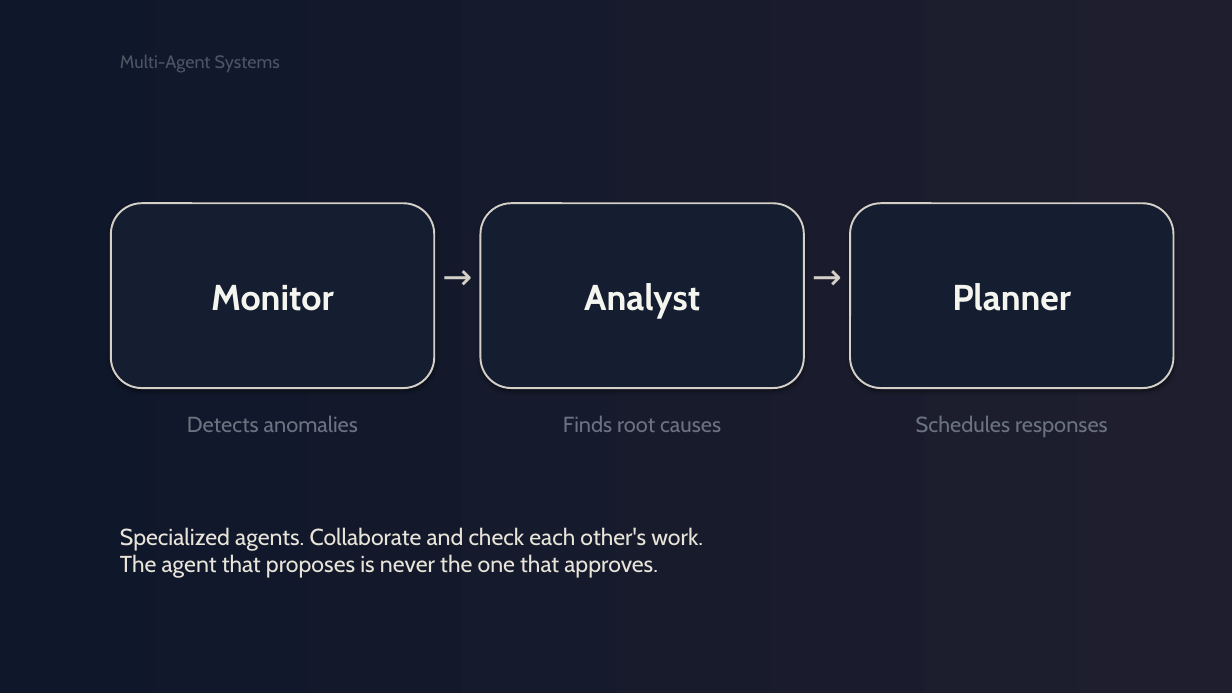
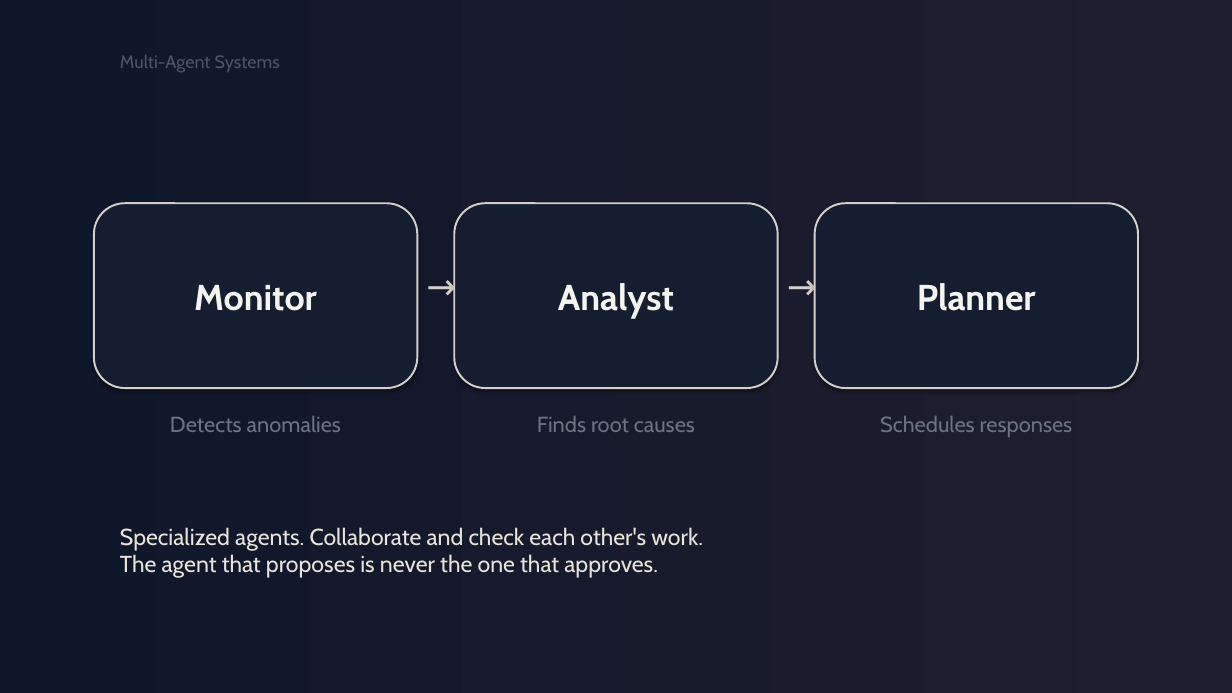
Before and after one commit to Anthony50102/MicroUSPresentation, a slide deck: slide 14 of presentation/presentation-v4-gradient-noir.pptx. Drawn at 1232x693 pixels with LibreOffice and Linux fonts; fonts in the diff are those of the drawing. Boxes give left, top, right and bottom in pixels: in the first picture for what was removed or moved away, otherwise in the second. Text is boxed around its words. In the diff, an @@ line names an element or a change of style, - is before the commit and + after.

```diff
--- a/presentation/presentation-v4-gradient-noir.pptx
+++ b/presentation/presentation-v4-gradient-noir.pptx
@@ rounded rectangle "Monitor": place and size @@
-rounded rectangle "Monitor" at bbox=[111, 203, 434, 388]
+rounded rectangle "Monitor" at bbox=[94, 203, 418, 388]
@@ rounded rectangle "Analyst": place and size @@
-rounded rectangle "Analyst" at bbox=[481, 203, 804, 388]
+rounded rectangle "Analyst" at bbox=[455, 203, 778, 388]
@@ rounded rectangle "Planner": place and size @@
-rounded rectangle "Planner" at bbox=[850, 203, 1174, 388]
+rounded rectangle "Planner" at bbox=[815, 203, 1139, 388]
@@ text "→" rewrapped from bbox=[425, 250, 490, 323] to bbox=[418, 259, 455, 333] @@
@@ text "→" rewrapped from bbox=[795, 250, 860, 323] to bbox=[778, 259, 815, 333] @@
@@ text "Detects anomalies": place and size @@
-text "Detects anomalies" at bbox=[187, 416, 358, 432]
+text "Detects anomalies" at bbox=[170, 416, 341, 432]
@@ text "Finds root causes": place and size @@
-text "Finds root causes" at bbox=[563, 416, 721, 432]
+text "Finds root causes" at bbox=[537, 416, 695, 432]
@@ text "Schedules responses": place and size @@
-text "Schedules responses" at bbox=[916, 416, 1108, 437]
+text "Schedules responses" at bbox=[880, 416, 1073, 437]
```
Also in this commit, not shown: 12 other slides changed, 3 other files.
